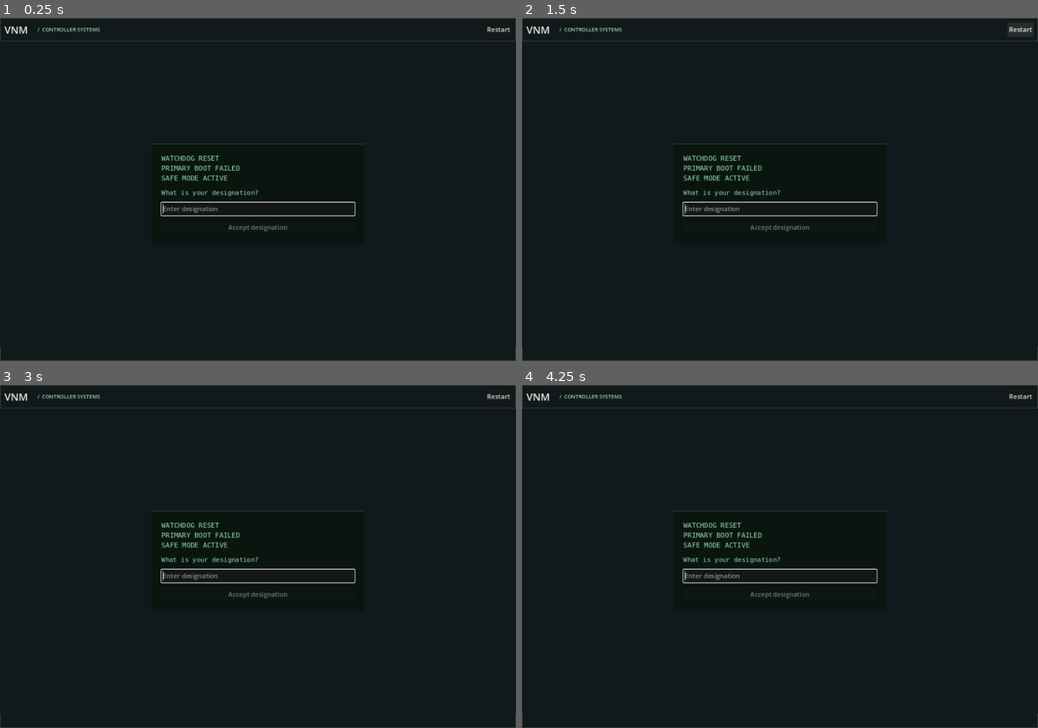
Above: before the commit, frames 1-4 (two rows, left to right).
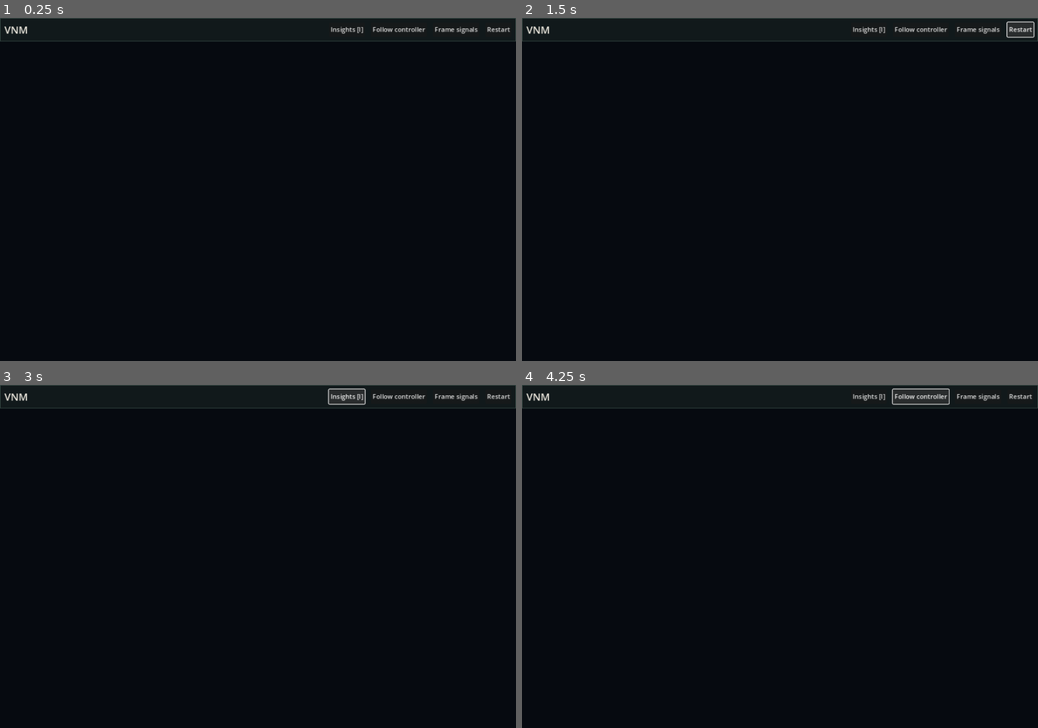
Above: after the commit, the same moments.

Repository: Solisen14/VNM
Game: Godot game, scene res://reboot.tscn
The game is run twice, just before and just after one commit, with the same random seed, the same clock (stepped at 60 frames per second) and the same inputs.
Inputs (mouse positions are in pixels of both pictures, inside the frame that each line leads up to):
- Up to frame 1 (0.25 s): no input
- Up to frame 2 (1.5 s): click "Restart" at 0.5 s; click "Restart" at 1.25 s
- Up to frame 3 (3 s): click "Restart" at 2 s; click (345, 395) at 2.75 s, where only the run after the commit has a clickable "Insights [I]"
- Up to frame 4 (4.25 s): click (919, 395) at 3.5 s, where only the run after the commit has a clickable "Follow controller"

The runs differ from the first frame. In frame 1, 2.0% of the frame differs, in the area x 0-100%, y 2-100%; in frame 2, 2.0%; in frame 3, 2.1%; in frame 4, 2.1%, in the area x 0-100%, y 0-100%.
Error after the commit: Parse Error: Cannot infer the type of "highlight" variable because the value doesn't have a set type. (res://reboot_map.gd:315)

Commit message:
Render true-scale controller, luminous four-metre workers and a zoomable scale ruler

Diff:
--- a/reboot_map.gd
+++ b/reboot_map.gd
@@ -30,7 +30,7 @@
 
 func reset_view() -> void:
 	camera = Vector2.ZERO
-	zoom = 0.82
+	zoom = 1.35
 	following = true
 	dragging = false
 	hover = ""
@@ -42,7 +42,7 @@
 		return
 	var fixed := world_point(anchor)
 	var previous := zoom
-	zoom = clampf(zoom * factor, 0.22, 1.8)
+	zoom = clampf(zoom * factor, 0.18, 8.0)
 	camera += fixed - world_point(anchor)
 	game.state.mark_zoom(previous, zoom)
 	following = false
@@ -124,10 +124,10 @@
 		reticle(end, CYAN, 10)
 	if state.phase == State.Phase.HAULING:
 		var source := State.HULL_WORKSITE if state.salvage_mode else State.FIELD
-		draw_dashed_line(screen_point(source), screen_point(State.STOCKPILE), Color(CYAN, 0.42), 1.25, 8)
+		draw_route_hint(screen_point(source), screen_point(State.STOCKPILE))
 	if state.phase >= State.Phase.ORDERS:
 		if state.is_charted(state.miner_position):
-			draw_craft(state.miner_position, state.miner_heading, CYAN, true, 0.85)
+			draw_worker_light(state.miner_position, state.miner_heading, true, state.miner_cargo > 0)
 			if state.miner_work_time > 0:
 				var duration := (State.HULL_CUT_TIME if state.salvage_mode else State.MINER_EXTRACTION_TIME) if state.to_field else State.MINER_UNLOAD_TIME
 				draw_work_arc(screen_point(state.miner_position), 13, state.miner_work_time / duration)
@@ -141,6 +141,38 @@
 		draw_work_arc(screen_point(state.player), 32 * clampf(zoom, 0.5, 1.55), state.work_fraction())
 	draw_string(get_theme_default_font(), Vector2(17, size.y - 18),
 		"LOCAL SENSOR RANGE  /  %d%% VIEW" % roundi(zoom * 100), HORIZONTAL_ALIGNMENT_LEFT, -1, 12, CYAN)
+	draw_scale_ruler()
+
+func draw_route_hint(from: Vector2, to: Vector2) -> void:
+	# A faint, schematic traffic corridor. Workers themselves steer along
+	# individual curved paths rather than snapping to this drawn line.
+	var axis := to - from
+	var normal := axis.orthogonal().normalized()
+	var bend := minf(30.0, axis.length() * 0.10)
+	var curve := PackedVector2Array()
+	for i in range(25):
+		var t := float(i) / 24.0
+		curve.append(from.lerp(to, t) + normal * sin(PI * t) * bend)
+	draw_polyline(curve, Color(CYAN, 0.24), 1.0, true)
+
+func draw_scale_ruler() -> void:
+	var scale_metres := 1000.0
+	if zoom > 5.0:
+		scale_metres = 25.0
+	elif zoom > 1.5:
+		scale_metres = 100.0
+	elif zoom > 0.55:
+		scale_metres = 500.0
+	var pixels := scale_metres / State.METRES_PER_WORLD_UNIT * zoom
+	var right := size.x - 20.0
+	var left := right - pixels
+	var y := size.y - 22.0
+	var tint := Color("#8ca6a2")
+	draw_line(Vector2(left, y), Vector2(right, y), tint, 1.5, true)
+	draw_line(Vector2(left, y - 4.0), Vector2(left, y + 3.0), tint, 1.5, true)
+	draw_line(Vector2(right, y - 4.0), Vector2(right, y + 3.0), tint, 1.5, true)
+	var caption := "%d m" % int(scale_metres)
+	write(Vector2(left, y - 8.0), caption, tint, 12)
 
 func draw_work_arc(point: Vector2, radius: float, fraction: float) -> void:
 	draw_arc(point, radius, 0, TAU, 48, Color(CYAN, 0.22), 1.0, true)
@@ -277,10 +309,14 @@
 	if unresolved:
 		draw_arc(point, 18, 0, TAU, 30, Color(tint, 0.30), 1.0, true)
 	elif contact.begins_with("parts") and on_screen and state.is_charted(state.position_of(contact)):
-		draw_craft(state.position_of(contact), -0.52, AMBER, false, 0.77)
+		draw_worker_light(state.position_of(contact), -0.52, false)
 	elif contact == "miner" and on_screen and state.phase < State.Phase.ORDERS:
-		draw_craft(state.miner_position, -0.25, AMBER, false, 0.85)
-	reticle(point, tint, 12 if contact == game.selected else 8)
+		draw_worker_light(state.miner_position, -0.25, false)
+	var highlight := contact == game.selected or contact == hover
+	if contact != "miner" or state.phase < State.Phase.ORDERS or highlight:
+		reticle(point, tint, 12 if highlight else 8)
+	if contact == "miner" and state.phase >= State.Phase.ORDERS and not highlight:
+		return # Keep the active worker as a white dot until inspected.
 	var caption := state.contact_name(contact).to_upper()
 	if not on_screen:
 		caption += "  ·  OFF SCREEN"
@@ -288,20 +324,50 @@
 		caption += "  /  " + state.command_for(contact).to_upper()
 	write(point + Vector2(14, -10), caption, tint, 12)
 
+func draw_worker_light(position: Vector2, angle: float, operating: bool, loaded := false) -> void:
+	var at := screen_point(position)
+	var screen_length := State.WORKER_WORLD_LENGTH * zoom
+	var core_radius := maxf(1.0, screen_length * 0.42)
+	var white := Color("#f1f8ff") if operating else Color("#87918e")
+	# One bright nucleus and a faint halo. No elaborate sprite is required.
+	if operating:
+		draw_circle(at, maxf(3.0, core_radius * 2.4), Color(0.73, 0.90, 1.0, 0.16), true)
+		draw_circle(at, core_radius, Color("#ffffff") if not loaded else Color("#d5edf6"), true)
+		if loaded:
+			draw_circle(at, maxf(2.3, core_radius * 1.45), Color(0.6, 0.9, 1.0, 0.17), false, 1.0)
+	else:
+		draw_circle(at, core_radius, white, true)
+	# Only at close inspection zoom does a small directional body appear.
+	if screen_length >= 6.0:
+		var direction := Vector2.from_angle(angle)
+		var side := direction.orthogonal()
+		var tip := at + direction * (screen_length * 0.55)
+		draw_line(at - direction * (screen_length * 0.4), tip, white, maxf(1.0, screen_length * 0.22), true)
+		draw_line(at + side * (screen_length * 0.22), at - side * (screen_length * 0.22), white, 1.0, true)
+
 func draw_controller(state: State) -> void:
 	var center := screen_point(state.player)
-	var unit := clampf(zoom, 0.5, 1.55)
-	var profile := PackedVector2Array([Vector2(-22,-11), Vector2(0,-11), Vector2(16,-7), Vector2(21,0), Vector2(16,7), Vector2(0,11), Vector2(-22,11), Vector2(-26,6), Vector2(-26,-6)])
+	# 25 m of ship across a 5 km mothership, rather than an icon that's 1/40
+	# the hull's length. The reticle and label remain legible when zoomed out.
+	var unit := State.CONTROLLER_WORLD_LENGTH * zoom / 47.0
+	var profile := PackedVector2Array([
+		Vector2(-22, -11), Vector2(0, -11), Vector2(16, -7),
+		Vector2(21, 0), Vector2(16, 7), Vector2(0, 11),
+		Vector2(-22, 11), Vector2(-26, 6), Vector2(-26, -6)
+	])
 	for i in range(profile.size()):
 		profile[i] = center + profile[i].rotated(state.heading) * unit
 	draw_colored_polygon(profile, Color("#727973"))
 	profile.append(profile[0])
-	draw_polyline(profile, Color("#c1c7b3"), 1.1, true)
+	draw_polyline(profile, Color("#c1c7b3"), 1.0, true)
 	var forward := Vector2.from_angle(state.heading)
 	var side := forward.orthogonal()
-	draw_line(center - forward * 11 * unit, center + forward * 15 * unit, Color("#242d2b"), 4 * unit, true)
+	draw_line(center - forward * 11 * unit, center + forward * 15 * unit,
+		Color("#242d2b"), maxf(1.0, 4.0 * unit), true)
 	for offset in [-6, 6]:
-		var port := center + (-forward * 23 + side * float(offset)) * unit
-		draw_circle(port, 3.0 * unit, Color(CYAN, 0.42 if state.velocity.length() < 8 else 0.90), true, -1, true)
-	reticle(center, CYAN, 27 * unit)
-	write(center + Vector2(27 * unit, 20), state.name_text.to_upper(), CYAN, 13)
+		var port := center + (-forward * 23.0 + side * float(offset)) * unit
+		draw_circle(port, maxf(0.85, 2.0 * unit),
+			Color(CYAN, 0.42 if state.velocity.length() < 8 else 0.90), true)
+	var marker_radius := maxf(9.0, 27.0 * unit)
+	reticle(center, CYAN, marker_radius)
+	write(center + Vector2(marker_radius + 6.0, 10.0), state.name_text.to_upper(), CYAN, 13)
